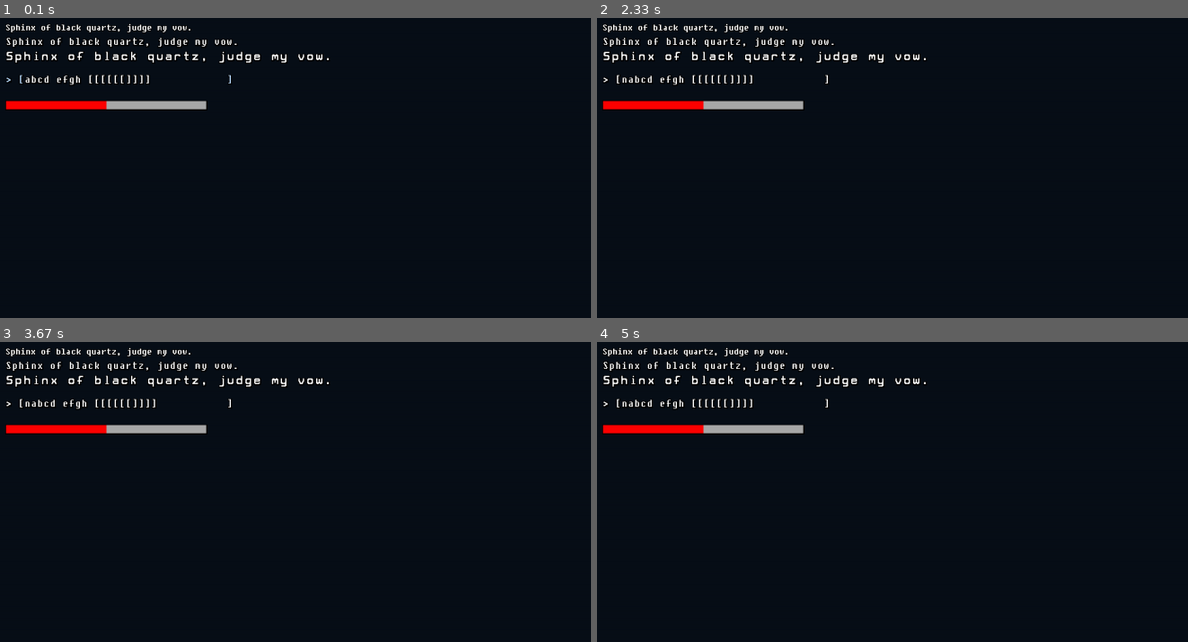
Above: before the commit, frames 1-4 (two rows, left to right).
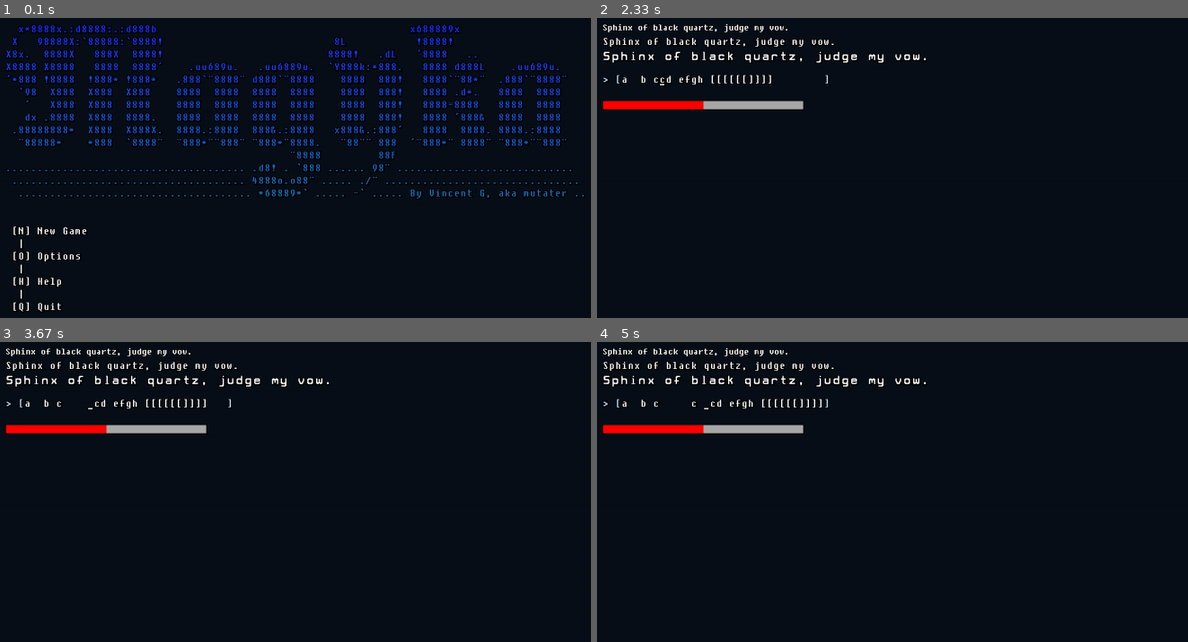
Above: after the commit, the same moments.

Repository: mutater/pygame-magyka
Game: pygame game, started from magyka.py
Two runs of this game, one before a commit and one after it. Both use one fixed random seed, a clock stepped at 60 frames per second and the inputs below.
Inputs (mouse positions are in pixels of both pictures, inside the frame that each line leads up to):
- Up to frame 1 (0.1 s): no input
- Up to frame 2 (2.33 s): hold N 0.33-0.8 s; hold Right 0.33-0.8 s; press the mouse at (715, 105) at 0.92 s; move the mouse to (998, 198) at 1.02 s; release the mouse at (outside the picture) at 1.15 s; tap Esc at 1.22 s; hold Right 1.55-2.02 s; tap Space at 1.62, 1.92, 2.17 s; hold Right from 2.1 s (still down); tap C at 2.25 s
- Up to frame 3 (3.67 s): tap Space at 2.47, 2.67, 2.97, 3.23, 3.53 s; release Right at 2.57 s; hold Left 2.6-3.13 s; hold Left 3.17-3.57 s; hold Right from 3.6 s (still down)
- Up to frame 4 (5 s): tap Space at 3.67, 3.97, 4.33, 4.63, 4.83 s; tap C at 3.75 s; release Right at 4.23 s; hold Left 4.27-4.73 s; hold Right from 4.77 s (still down)

The runs differ from the first frame. In frame 1, 10% of the frame differs, in the area x 0-99%, y 1-98%; in frame 2, 0.3%; in frame 3, 0.4%; in frame 4, 0.4%.

Commit message:
misc changes to test out adding content

Diff:
--- a/library/common.py
+++ b/library/common.py
@@ -1,4 +1,4 @@
-from typing import Protocol, Callable, Optional, Literal, Type, Self, TypeVar, TypeAlias, overload
+from typing import Protocol, Callable, Type, Self, TypeVar, overload
 import math
 import pygame
 import random
@@ -46,6 +46,12 @@
 def add_coords(coord_a: Coordinate, coord_b: Coordinate) -> Coordinate:
     return (coord_a[0] + coord_b[0], coord_a[1] + coord_b[1])
 
+def mul_coords(coord_a: Coordinate, coord_b: Coordinate) -> Coordinate:
+    return (coord_a[0] * coord_b[0], coord_a[1] * coord_b[1])
+
+def div_coords(coord_a: Coordinate, coord_b: Coordinate) -> Coordinate:
+    return (coord_a[0] / coord_b[0], coord_a[1] / coord_b[1])
+
 def rand(low: float | tuple[float, float], high: float | None = None, places: int = -1) -> float:
     if isinstance(low, tuple):
         low, high = low[0], low[1]
--- a/library/draw/text.py
+++ b/library/draw/text.py
@@ -7,6 +7,7 @@
         super().__init__(font.text(value), dest)
         self._value = value
         self.value = value
+        self._font = font
         self.font = font
 
     @property
@@ -18,3 +19,13 @@
         if value != self._value:
             self._value = value
             self.update_surface(self.font.text(value))
+
+    @property
+    def font(self):
+        return self._font
+
+    @font.setter
+    def font(self, value: Font):
+        if value != self._font:
+            self._font = value
+            self.update_surface(self.font.text(self.value))
--- a/library/screen.py
+++ b/library/screen.py
@@ -17,11 +17,19 @@
         self.sm = sm
         self.name = name
 
+        self.form = ui.Form()
+        self.form.add_key(pygame.K_ESCAPE, self.back)
+        self.can_back = True
+
     def start(self):
         pass
 
     def update(self, dt: float, events: list[Event]):
-        pass
+        self.form.update(dt, events)
 
     def draw(self, window: Surface):
-        pass
+        self.form.draw(window)
+
+    def back(self, event: Event):
+        if self.can_back and self.form.selected_item == None:
+            self.sm.pop()
--- a/library/screenManager.py
+++ b/library/screenManager.py
@@ -34,6 +34,7 @@
         self.top = screen
 
     def pop(self) -> Screen | None:
+        print("popping")
         if self.top == None:
             return
         else:
@@ -51,6 +52,9 @@
 
         return oTop
 
+    def clear(self):
+        self.top = None
+
     def peek(self) -> Screen | None:
         return self.top
 
@@ -65,7 +69,14 @@
             while not self.break_flag and current == self.top:
                 events = pygame.event.get()
 
+                scale = (1, 1)
+                if self.window.get_height() > 1440:
+                    scale = (2, 2)
+
                 for event in events:
+                    if hasattr(event, "pos"):
+                        event.pos = div_coords(event.pos, scale)
+
                     if event.type == pygame.QUIT:
                         return
                     elif event.type == pygame.MOUSEMOTION:
@@ -78,9 +89,12 @@
 
                 current.update(self.dt, events)
 
-                self.window.fill("#080f18")
+                surface = pygame.Surface(div_coords(self.window.get_size(), scale))
+                surface.fill("#080f18")
 
-                current.draw(self.window)
+                current.draw(surface)
+
+                pygame.transform.scale(surface, self.window.get_size(), self.window)
 
                 pygame.display.flip()
 
--- a/library/screens/__init__.py
+++ b/library/screens/__init__.py
@@ -1,2 +1,5 @@
-from .test import *
-from .title import *
+from .test import TestScreen
+from .options import OptionsScreen
+
+
+from .title import TitleScreen
--- /dev/null
+++ b/library/screens/options.py
@@ -0,0 +1,15 @@
+from library.common import Event, Surface
+from ..screen import *
+
+class OptionsScreen(Screen):
+    name = "options"
+
+    def start(self):
+        self.form = ui.Form()
+        self.form.add_draw(draw.Text(fontl, "- Options -", (umx, umy)))
+
+    def update(self, dt: float, events: list[Event]):
+        self.form.update(dt, events)
+
+    def draw(self, window: Surface):
+        self.form.draw(window)
--- a/library/screens/test.py
+++ b/library/screens/test.py
@@ -1,6 +1,6 @@
 from ..screen import *
 
-class Test(Screen):
+class TestScreen(Screen):
     def start(self):
         self.entity = entity.Entity()
         self.entity.add_component(component.Health())
--- a/library/screens/title.py
+++ b/library/screens/title.py
@@ -1,8 +1,7 @@
-from ..common import *
-from ..constant.fonts import *
 from ..screen import *
+from . import *
 
-class Title(Screen):
+class TitleScreen(Screen):
     name = "title"
 
     def start(self):
@@ -20,40 +19,33 @@
                                              "8888         88F
 ...................................... .d8! . `888 ...... 98" ............................
  ..................................... 4888o.o88" ..... ./" ...............................
-  ..................................... *68889*` ..... -` ..... By Vincent G, aka Mutater .."""
+  ..................................... *68889*` ..... -` ..... By Vincent G, aka mutater ..""".split("\n")
 
-        title_string_split = title_string.split("\n")
         new_title_string = ""
 
-        for i in range(len(title_string_split)):
-            new_title_string += f"/c[{to_hex((25, 50 + i * 5, 250 - i * 5))}]{title_string_split[i]}\n"
+        for i in range(len(title_string)):
+            new_title_string += f"/c[{to_hex((25, 50 + i * 5, 250 - i * 5))}]{title_string[i]}\n"
 
-        self.title_text = draw.Text(fonts, new_title_string, (umx, umy))
+        self.form.add_draw(draw.Text(fontm, new_title_string, (umx, umy)))
 
-        # interacts
-
-        self.buttons = ui.ButtonGroup((umx * 2, umy * 13), fontm, [
-            ("N", "New Game", pygame.K_n, self.print),
-            ("C", "Continue", pygame.K_c, self.print),
-            ("O", "Options", pygame.K_o, self.print),
+        self.form.add_item(ui.ButtonGroup((umx * 2, umy * 17), fontm, [
+            ("N", "New Game", pygame.K_n, self.new_game),
+            ("O", "Options", pygame.K_o, self.options),
             ("H", "Help", pygame.K_h, self.print),
             ("Q", "Quit", pygame.K_q, self.quit)
-        ])
-
-        self.buttons.selected = True
-
-    def update(self, dt: float, events: list[Event]):
-        self.buttons.update(dt, events)
-
-    def draw(self, window: Surface):
-        self.title_text.draw(window)
-
-        self.buttons.draw(window)
+        ]))
 
     # Callbacks
 
     def print(self, event: Event):
         print("hello")
 
+    def new_game(self, event: Event):
+        self.sm.clear()
+        self.sm.push(TestScreen)
+
+    def options(self, event: Event):
+        self.sm.push(OptionsScreen)
+
     def quit(self, event: Event):
         self.sm.break_flag = True
--- a/library/ui/form.py
+++ b/library/ui/form.py
@@ -1,3 +1,4 @@
+from library.common import Event
 from ..common import *
 from . import Interact, Group
 
@@ -22,7 +23,8 @@
                 self.select_prev()
 
         def unselect_all(event: Event):
-            self.unselect_all_but()
+            if self.selected_item == None or self.selected_item.selected == False:
+                self.unselect_all_but()
 
         self.add_key(pygame.K_TAB, select_next)
         self.add_key(pygame.K_TAB, select_prev, pygame.KMOD_SHIFT)
--- a/library/ui/group.py
+++ b/library/ui/group.py
@@ -86,6 +86,7 @@
         for i in self.items:
             if i != item:
                 i.selected = False
+        self.selected_item = None
 
     def on_event(self, event: Event):
         if not self.enabled:
@@ -96,9 +97,6 @@
 
         if event.type == pygame.MOUSEMOTION:
             self.unselect_all_but(self.selected_item)
-
-        for interact in self.interacts:
-            interact.on_event(event)
 
         if event.type == pygame.MOUSEMOTION:
             for item in self.items:
--- a/library/ui/textbox.py
+++ b/library/ui/textbox.py
@@ -152,6 +152,8 @@
         self.value_text.value = self.value
 
     def update(self, dt: float, events: list[Event]):
+        super().update(dt, events)
+
         if self.selected:
             if self.cursor_timer.tick(dt).complete:
                 self.cursor_text.visible = not self.cursor_text.visible
--- a/magyka.py
+++ b/magyka.py
@@ -11,7 +11,7 @@
 gm = GameManager()
 
 sm = ScreenManager(gm)
-sm.push(screens.Test)
+sm.push(screens.TitleScreen)
 sm.loop()
 
 pygame.quit()
